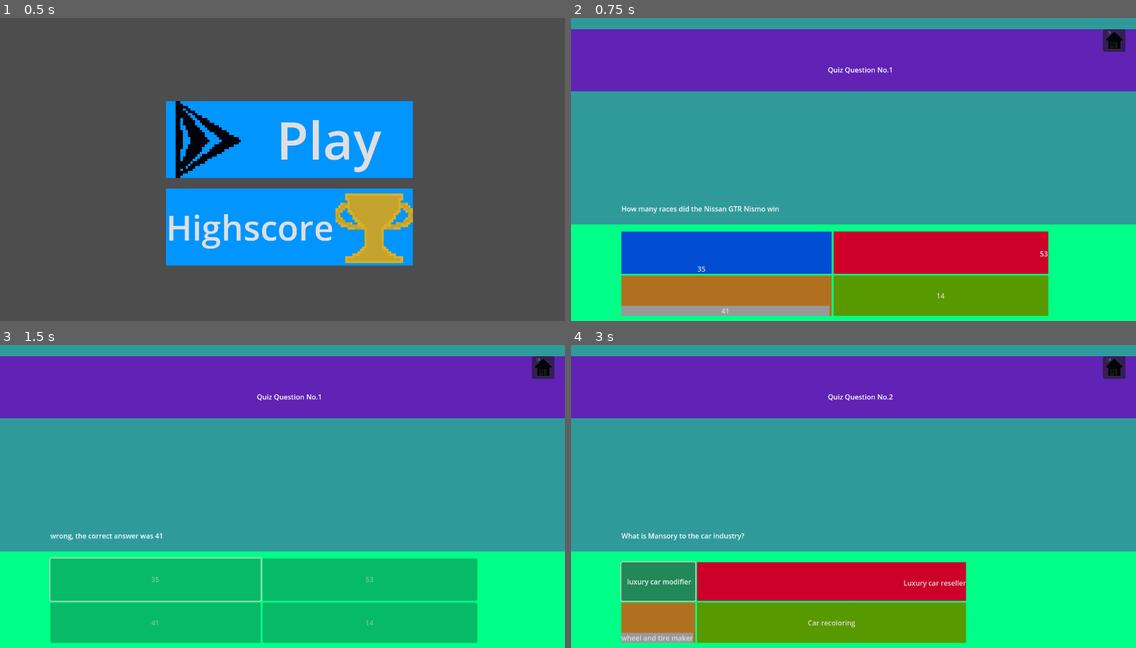
Above: before the commit, frames 1-4 (two rows, left to right).
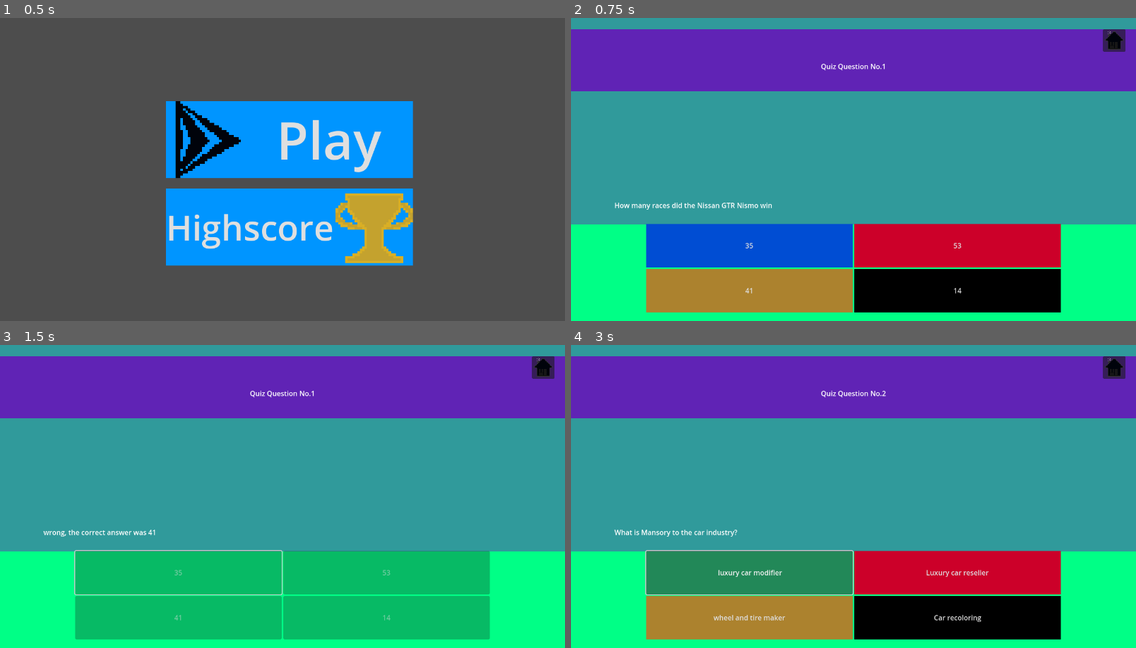
Above: after the commit, the same moments.

Repository: mahalb45/quizgame
Game: Godot game, scene res://control.tscn
The game is run twice, just before and just after one commit, with the same random seed, the same clock (stepped at 60 frames per second) and the same inputs.
Inputs:
- Up to frame 1 (0.5 s): no input
- Up to frame 2 (0.75 s): click "Play" at 0.5 s
- Up to frame 3 (1.5 s): click "35" at 1.25 s
- Up to frame 4 (3 s): tap Enter at 2 s; tap Space at 2.75 s

Frame 1 is identical in both runs. In frame 2, 13% of the frame differs, in the area x 7-87%, y 15-99%; in frame 3, 6.3%; in frame 4, 20%.

Commit message:
fixed buttons and added on image

Diff:
--- a/Questions.gd
+++ b/Questions.gd
@@ -44,7 +44,7 @@
 	37:["How much did the Nurburgring cost to build?", "$30 Million", "$14.1 Million", "$40 Million", "$100 Million", "$40 Million", preload("res://Manthey Grello Porsche 911 GT3 R (992) Leading Schnitzelalm Mercedes-AMG GT3 on the Nürburgrin...jpg")],
 	38:["What does DRS stand for?", "Doodge Rambo System", "Drag Reduction System", "Drag Reposetry Sysytem", "Dope Rotational Speed", "Drag Reduction System", null],
 	39:["Which driver has won the most F1 championships?", "Max Verstrapen", "Senna", "Lewis Hamilton", "Charles Leclerc", "Lewis Hamilton", preload("res://hamilton.jpg")],
-	40:["Who is the greatest trio in the automotive industry?", …(190 unchanged characters)…  Clarkson, Richard Hammond, James May", null],
+	40:["Who is the greatest trio in the automotive industry?", …(190 unchanged characters)…  Clarkson, Richard Hammond, James May", preload("res://Grandtour.jpeg")],
 
 }
 
--- a/quiz_scene.tscn
+++ b/quiz_scene.tscn
@@ -6,25 +6,19 @@
 
 [sub_resource type="StyleBoxFlat" id="StyleBoxFlat_i23kr"]
 bg_color = Color(0, 0.301961, 0.827451, 1)
-border_width_left = 175
-border_width_top = 75
-border_width_right = 290
 border_color = Color(0, 0.301961, 0.827451, 1)
+anti_aliasing = false
 
 [sub_resource type="StyleBoxFlat" id="StyleBoxFlat_3vmcq"]
 bg_color = Color(0.8, 0, 0.160784, 1)
-border_width_left = 475
-border_width_top = 36
-border_width_bottom = 30
 border_color = Color(0.8, 0, 0.160784, 1)
 
 [sub_resource type="StyleBoxFlat" id="StyleBoxFlat_cc4n7"]
-border_width_top = 70
-border_width_right = 5
+bg_color = Color(0.675972, 0.510868, 0.181994, 1)
 border_color = Color(0.69398, 0.440507, 0.121572, 1)
 
 [sub_resource type="StyleBoxFlat" id="StyleBoxFlat_s383o"]
-bg_color = Color(0.349858, 0.598206, 1.92523e-07, 1)
+bg_color = Color(0, 0, 0, 1)
 border_color = Color(0.349858, 0.598206, 1.92523e-07, 1)
 
 [node name="QuizScene" type="CanvasLayer"]
@@ -34,10 +28,6 @@
 anchors_preset = 15
 anchor_right = 1.0
 anchor_bottom = 1.0
-offset_left = 16.0
-offset_top = 8.0
-offset_right = 16.0
-offset_bottom = 8.0
 grow_horizontal = 2
 grow_vertical = 2
 theme_override_constants/margin_left = 100
@@ -66,26 +56,35 @@
 
 [node name="GridContainer" type="GridContainer" parent="MarginContainer"]
 layout_mode = 2
+size_flags_horizontal = 4
 size_flags_vertical = 8
 columns = 2
 
 [node name="Button" type="Button" parent="MarginContainer/GridContainer"]
+custom_minimum_size = Vector2(475, 100)
 layout_mode = 2
+size_flags_horizontal = 3
 theme_override_styles/normal = SubResource("StyleBoxFlat_i23kr")
 icon_alignment = 1
 
 [node name="Button2" type="Button" parent="MarginContainer/GridContainer"]
+custom_minimum_size = Vector2(475, 100)
 layout_mode = 2
+size_flags_horizontal = 3
 theme_override_styles/normal = SubResource("StyleBoxFlat_3vmcq")
 icon_alignment = 1
 
 [node name="Button3" type="Button" parent="MarginContainer/GridContainer"]
+custom_minimum_size = Vector2(475, 100)
 layout_mode = 2
+size_flags_horizontal = 3
 theme_override_styles/normal = SubResource("StyleBoxFlat_cc4n7")
 icon_alignment = 1
 
 [node name="Button4" type="Button" parent="MarginContainer/GridContainer"]
+custom_minimum_size = Vector2(475, 100)
 layout_mode = 2
+size_flags_horizontal = 3
 theme_override_styles/normal = SubResource("StyleBoxFlat_s383o")
 icon_alignment = 1
 
Binary file added: Grandtour.jpeg
Not shown, added: Grandtour.jpeg.import
